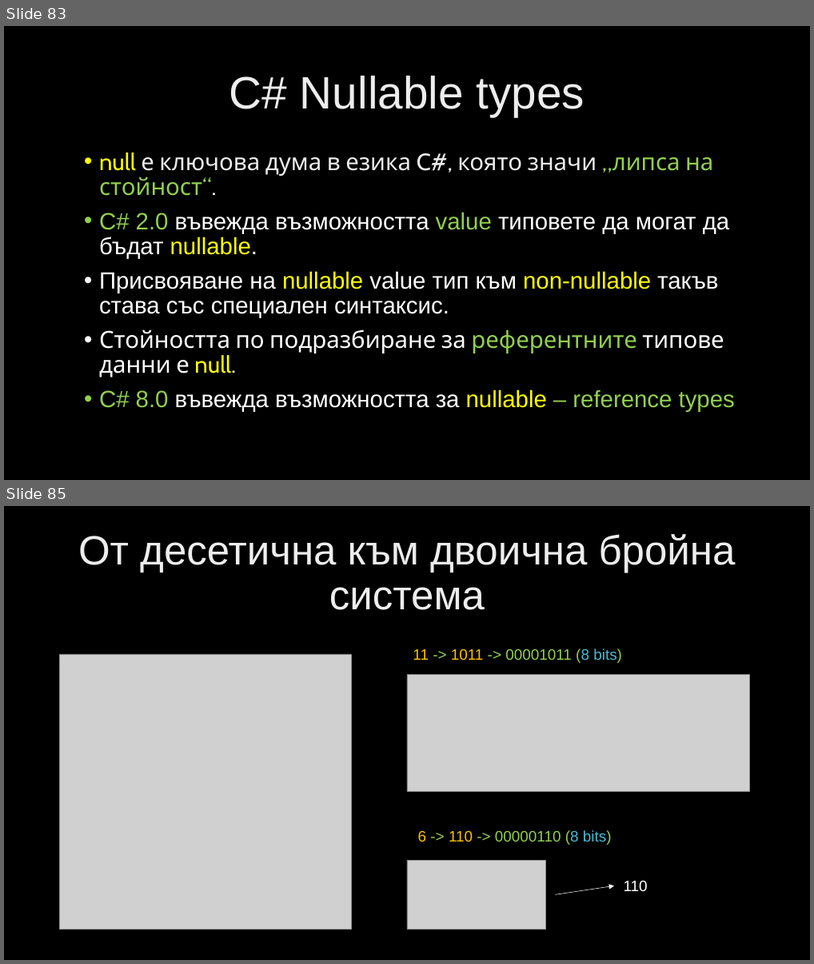
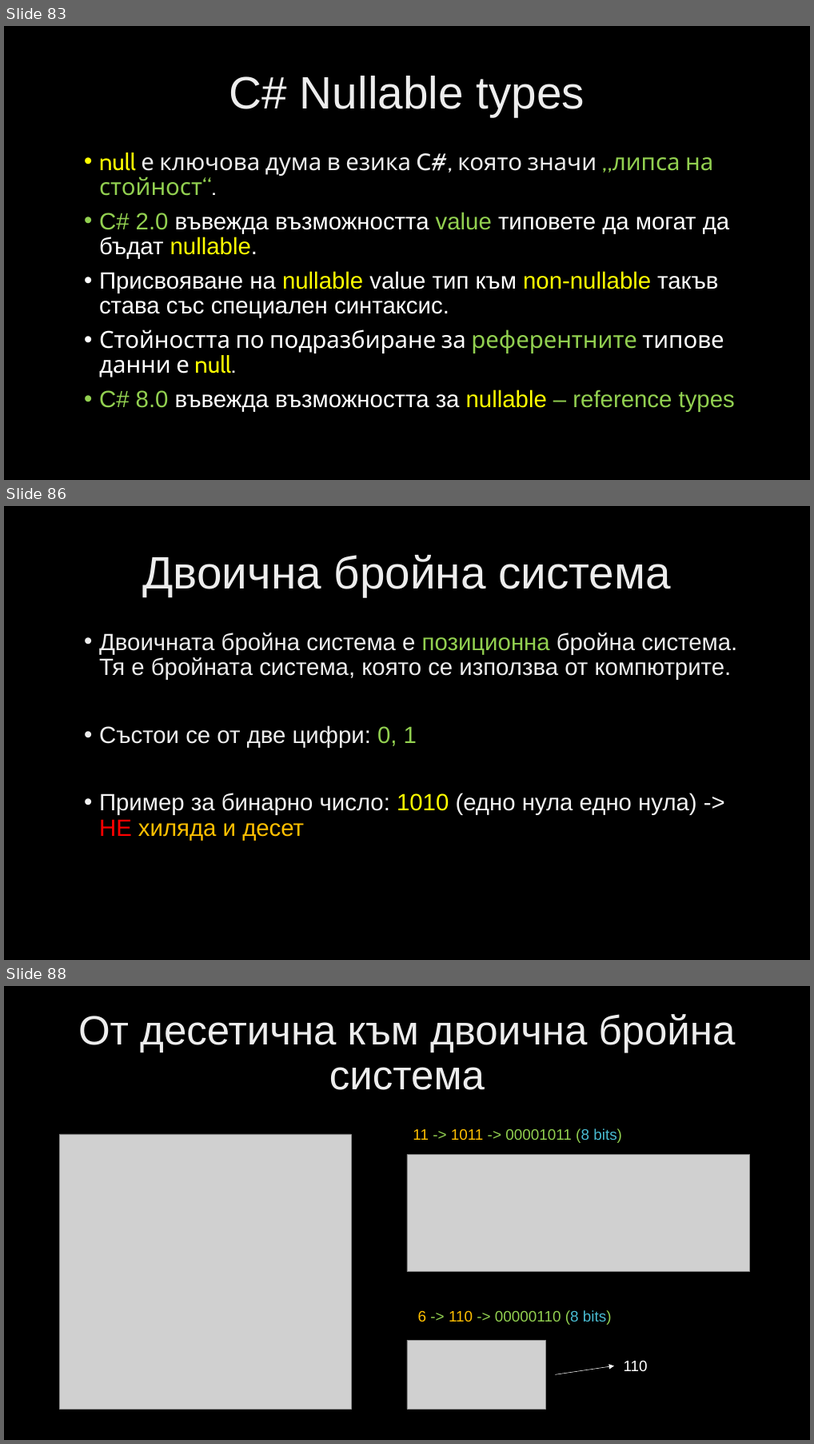
Before and after one commit to velizar92/CSharp-Programming-Presentations, a slide deck: C# Intermediate.pptx. Shown one above the other, each under a label of ours: slides 83 and 85 before the commit, slides 83, 86 and 88 after it; the slides between them are not shown. The pictures are 814x964 and 814x1444 pixels, drawn with LibreOffice and Linux fonts; fonts in the diff are those of the drawing; grey boxes stand for pictures; background and template pictures are left out. Boxes give left, top, right and bottom in pixels: in the first picture for what was removed or moved away, otherwise in the second. Text is boxed around its words. In the diff, an @@ line names an element or a change of style, - is before the commit and + after.

```diff
--- a/C# Intermediate.pptx
+++ b/C# Intermediate.pptx
@@ slide 86 added at (4,506,810,960), background picture (left out) @@
@@ title added at (143,555,671,596), 54 pt, text gradient #BFBFBF to #EDEDED to #FFFFFF @@
+Двоична бройна система
@@ text added at (99,632,738,840), 28 pt, text gradient #BFBFBF to #EDEDED to #FFFFFF @@
+• Двоичната бройна система е позиционна бройна система. Тя е бройната система, която се използва от компютрите.
+• Състои се от две цифри: 0, 1
+• Пример за бинарно число: 1010 (едно нула едно нула) -> НЕ хиляда и десет
@@ what was slide 85 is now slide 88 @@
```
Also in this commit, not shown: 5 other slides added.
